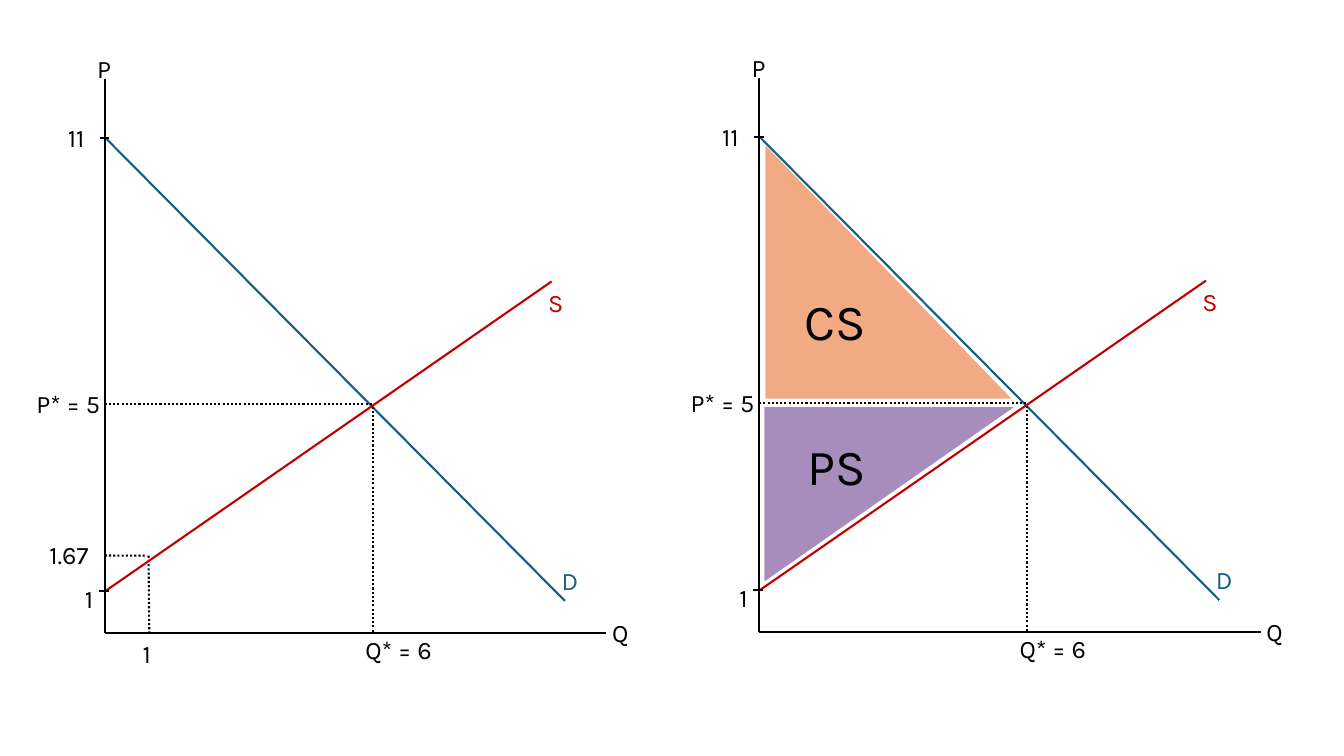
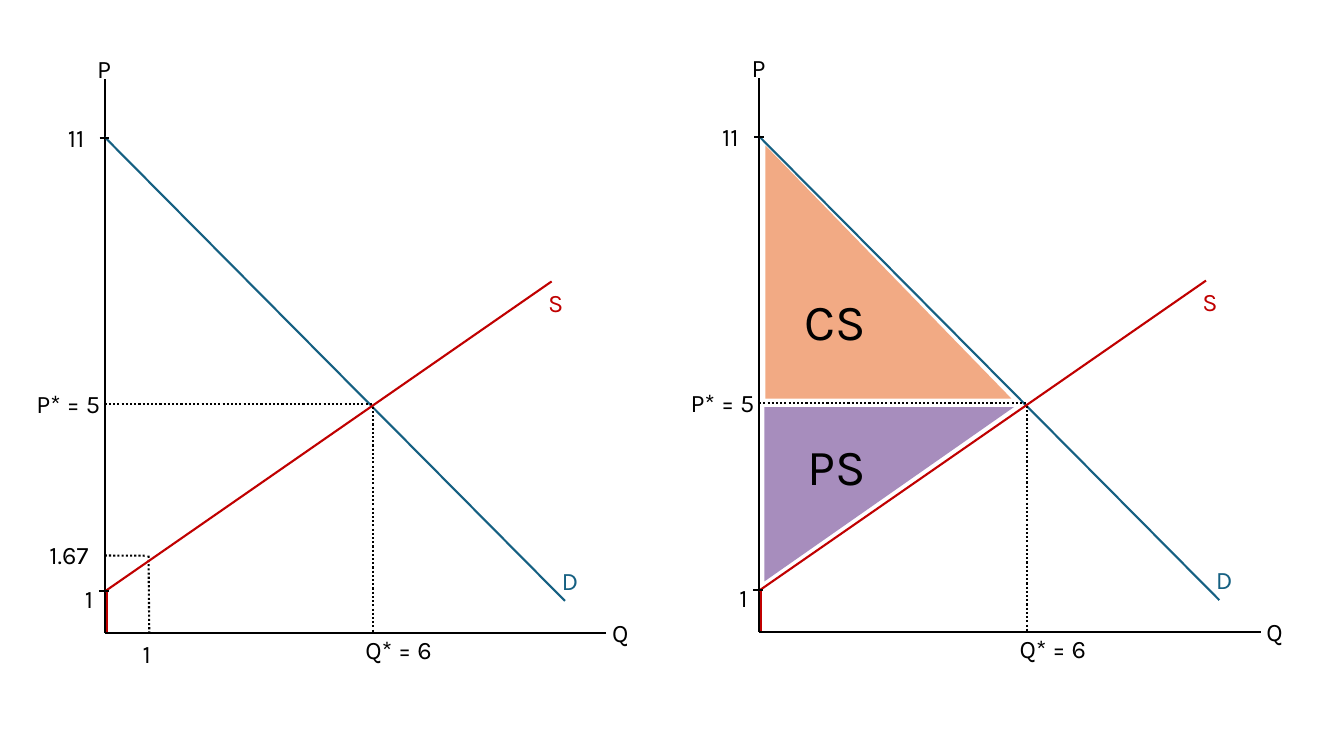
Before and after one commit to JoeWilske/Bejan_Fall_2025, a slide deck: slide 1 of DS4/supply_curves.pptx. Drawn at 1344x756 pixels with LibreOffice and Linux fonts; fonts in the diff are those of the drawing. Boxes give left, top, right and bottom in pixels: in the first picture for what was removed or moved away, otherwise in the second. Text is boxed around its words. In the diff, an @@ line names an element or a change of style, - is before the commit and + after.

```diff
--- a/DS4/supply_curves.pptx
+++ b/DS4/supply_curves.pptx
@@ line added from (107, 633) to (107, 591), #C00000 1.5 pt @@
@@ line added from (761, 633) to (761, 591), #C00000 1.5 pt @@
```
Also in this commit, not shown: 20 other files.
